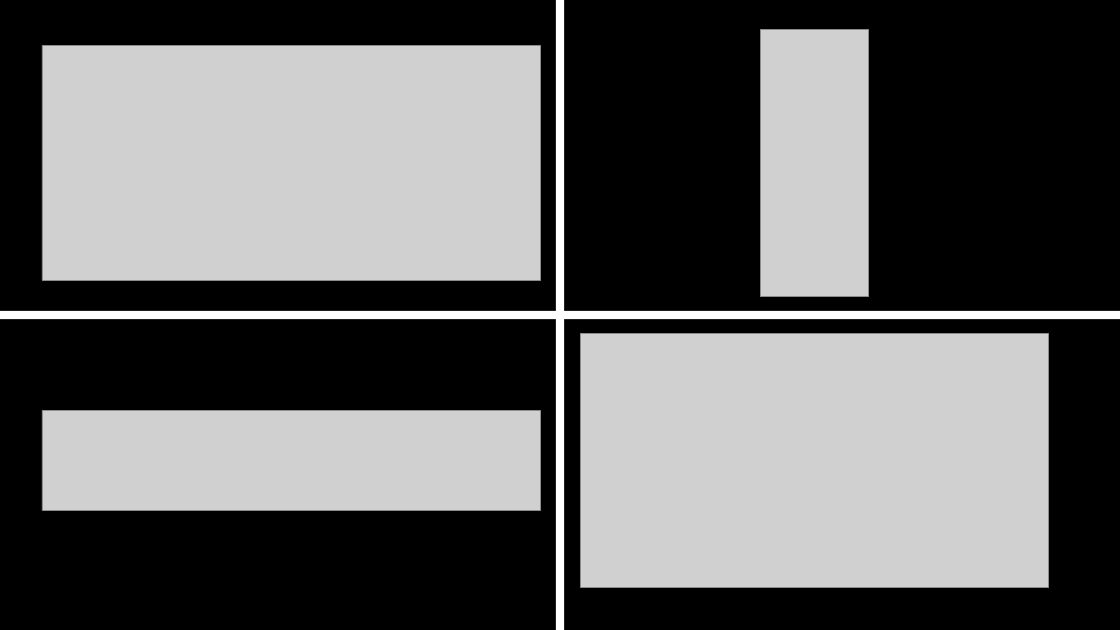
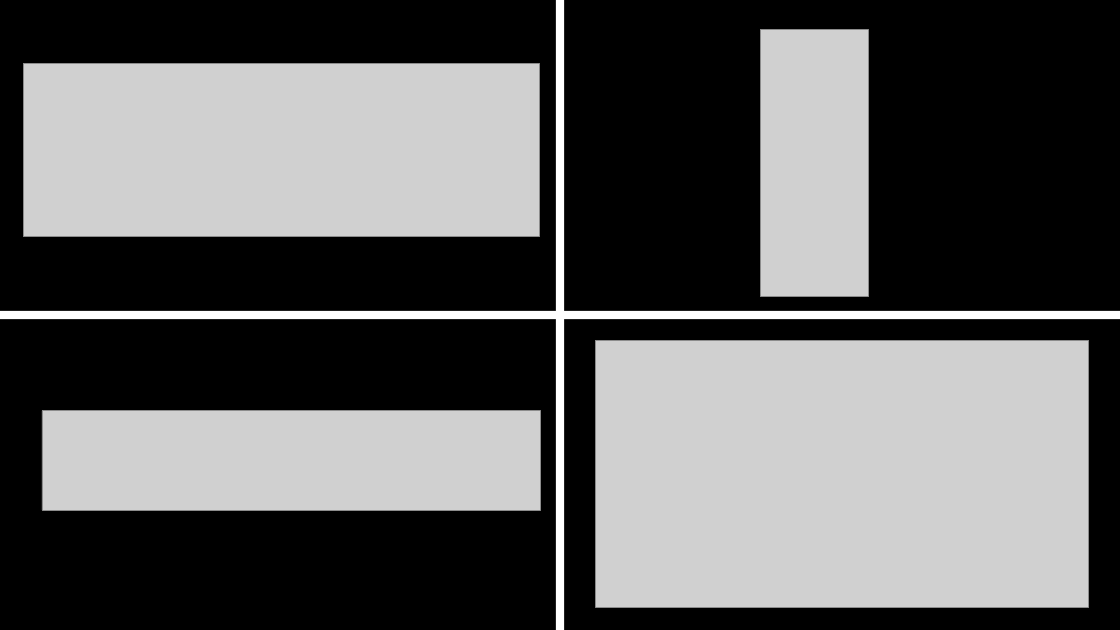
Before and after one commit to KadeSchrock/Project-1, a slide deck: slide 3 of Implementation/Waterfall Presentation Week 3.pptx. Drawn at 1120x630 pixels with LibreOffice and Linux fonts; fonts in the diff are those of the drawing; grey boxes stand for pictures. Boxes give left, top, right and bottom in pixels: in the first picture for what was removed or moved away, otherwise in the second. Text is boxed around its words. In the diff, an @@ line names an element or a change of style, - is before the commit and + after.

Commit message:
Added Presentation
Updated to correct diagrams

```diff
--- a/Implementation/Waterfall Presentation Week 3.pptx
+++ b/Implementation/Waterfall Presentation Week 3.pptx
@@ picture resized from (x1=42, y1=46, x2=540, y2=281) to (x1=24, y1=64, x2=539, y2=238) @@
@@ picture resized from (x1=581, y1=334, x2=1048, y2=587) to (x1=596, y1=340, x2=1089, y2=607) @@
```
